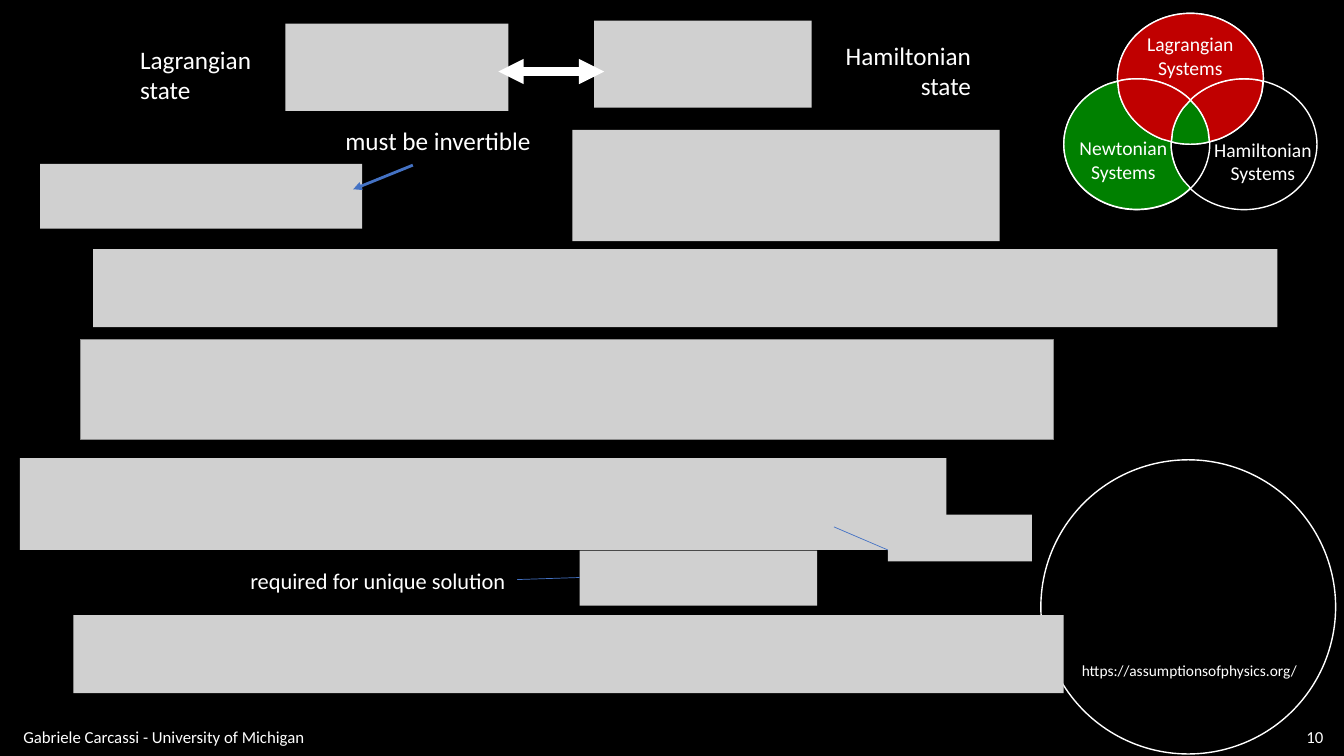
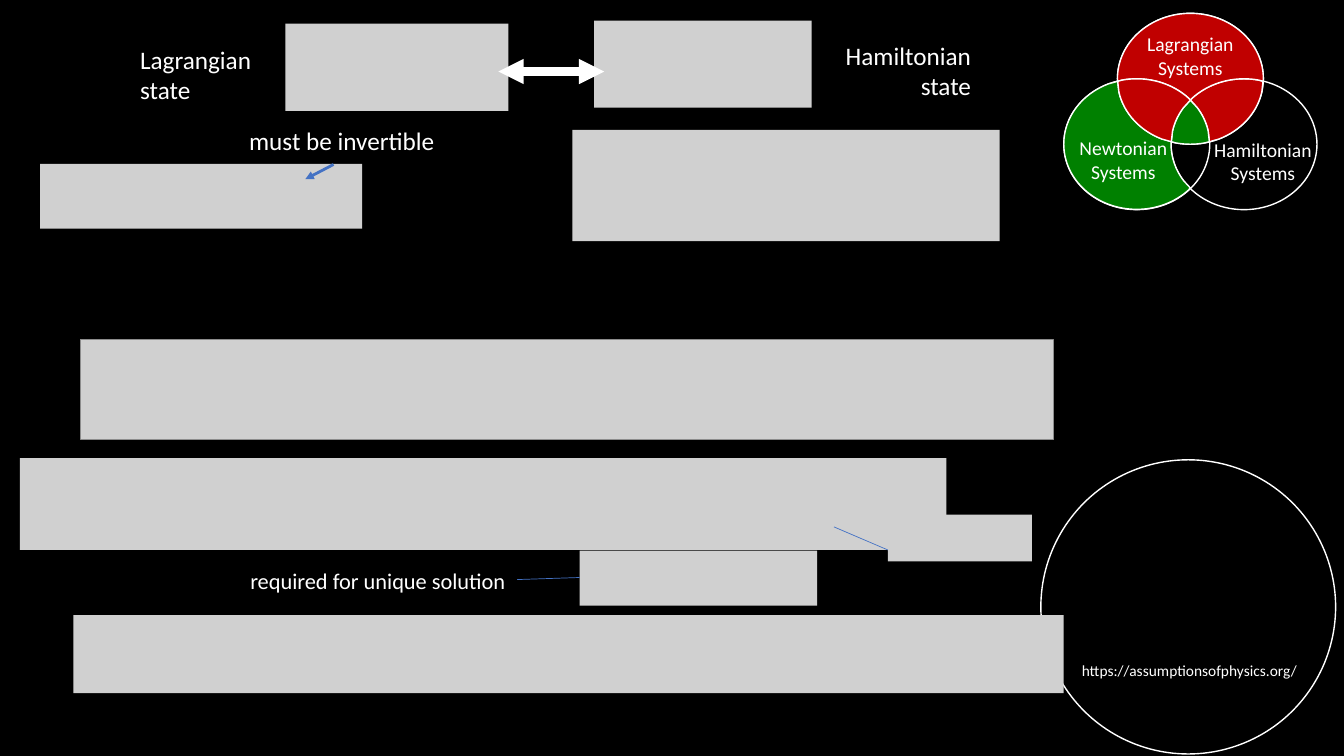
Before and after one commit to assumptionsofphysics/slides, a slide deck: slide 10 of BookCompanions-v2/RP-Class-1.pptx. Drawn at 1344x756 pixels with LibreOffice and Linux fonts; fonts in the diff are those of the drawing; grey boxes stand for pictures; background and template pictures are left out. Boxes give left, top, right and bottom in pixels: in the first picture for what was removed or moved away, otherwise in the second. Text is boxed around its words. In the diff, an @@ line names an element or a change of style, - is before the commit and + after.

```diff
--- a/BookCompanions-v2/RP-Class-1.pptx
+++ b/BookCompanions-v2/RP-Class-1.pptx
@@ text "must be invertible": place and size @@
-text "must be invertible" at bbox=[345, 132, 531, 151]
+text "must be invertible" at bbox=[249, 132, 435, 151]
@@ arrow moved from (413, 165) - (353, 190) to (334, 164) - (306, 179) @@
@@ picture removed at bbox=[93, 249, 1277, 327] @@
@@ text removed at bbox=[23, 731, 304, 746] @@
-Gabriele Carcassi - University of Michigan
@@ page number removed at bbox=[1306, 732, 1323, 743] @@
-10
```
Also in this commit, not shown: 14 other slides changed, 1 slide added, 1 other file.
